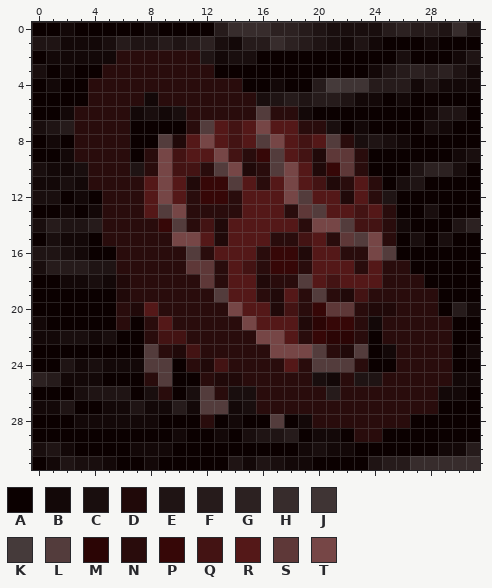
A pixel-art sprite gets an edit: resources/pure-server/blood-moon.png. Above is the file before it was changed.
The file is 512x512 pixels, drawn in blocks of 16x16; one block is one cell here. Colours within 5 levels of each other are drawn and written as one.
Palette (. is transparent): A #0b0000  B #130808  C #190e0e  D #200909  E #1f1414  F #261b1b  G #2c2121  H #372c2c  J #3f3434  K #453a3a  L #533c3c  M #2b0505  N #290c0c  P #360707  Q #431313  R #541818  S #5e3838  T #764646
New version:
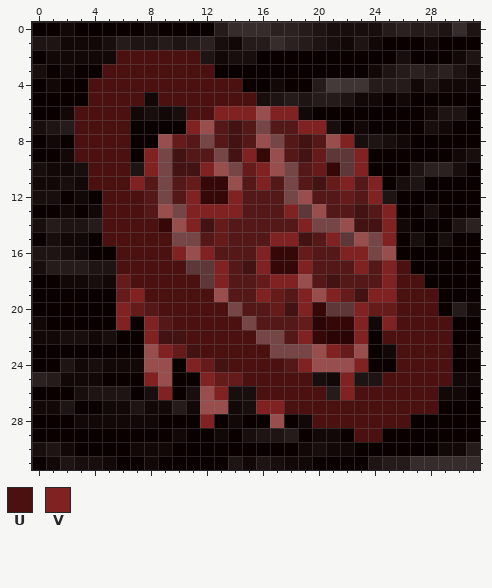
Colours new in this view: U #4b1010  V #802222
Difference:
Colour D changes from #200909 to #661b1b.
Colour L changes from #533c3c to #994e4e.
The author changed colour N to colour U in row 2 at x 6 to 11; in row 3 at x 5 to 12; in row 4 at x 4 to 14; in row 5 at x 4 to 7 and 9 to 15; in row 6 at x 3 to 6 and 11 to 12; in rows 7 to 9 at x 3 to 6.
The author changed colour N to colour U in rows 10 to 11 at x 4 to 6; in rows 12 to 13 at x 5 to 7; in row 14 at x 5 to 8; in row 15 at x 5 to 9; in row 16 at x 6 to 9; in row 17 at x 6 to 10 and 26.
The author changed colour N to colour U in row 18 at x 7 to 11 and 26 to 27; in row 19 at x 8 to 12 and 26 to 28; in row 20 at x 9 to 13 and 26 to 28; in row 21 at x 10 to 14 and 26 to 29; in row 22 at x 11 to 15 and 25 to 29; in row 23 at x 12 to 16 and 26 to 29.
The author changed colour N to colour U in row 24 at x 14 to 17 and 26 to 29; in row 25 at x 15 to 19 and 25 to 29; in row 26 at x 16 to 20 and 23 to 28; in row 27 at x 18 to 28; in row 28 at x 20 to 26; in row 29 at x 23 to 24.
The author changed colour N to colour V in row 6 at x 13 to 15 and 17 to 18; in row 7 at x 11 and 19 to 20; in row 8 at x 22; in row 9 at x 8, 15 and 23; in row 10 at x 8, 12, 16 and 23; in row 11 at x 7, 16, 22 and 24.
The author changed colour N to colour V in row 12 at x 11, 14 and 24; in row 13 at x 11 to 14, 18 and 25; in row 14 at x 11, 19 and 25; in row 15 at x 17 to 18, 21 and 25; in row 16 at x 10, 12, 16 and 22 to 23; in row 17 at x 13, 16, 19, 23 and 25.
The author changed colour N to colour V in row 18 at x 13, 17 to 18 and 25; in row 19 at x 7, 16, 19, 21 and 24 to 25; in row 20 at x 6, 19 and 23; in row 21 at x 6, 8, 23 and 25; in row 22 at x 8, 19 and 23; in row 23 at x 9 and 21.
The author changed colour N to colour V in row 24 at x 11, 19 and 23; in row 25 at x 8, 12 and 22; in row 26 at x 9, 13 and 22; in row 27 at x 16 to 17; in row 28 at x 12.
Changed places in both pictures, as pixel boxes (x1, y1, x2, y2):
changed: (74, 50, 452, 442)
